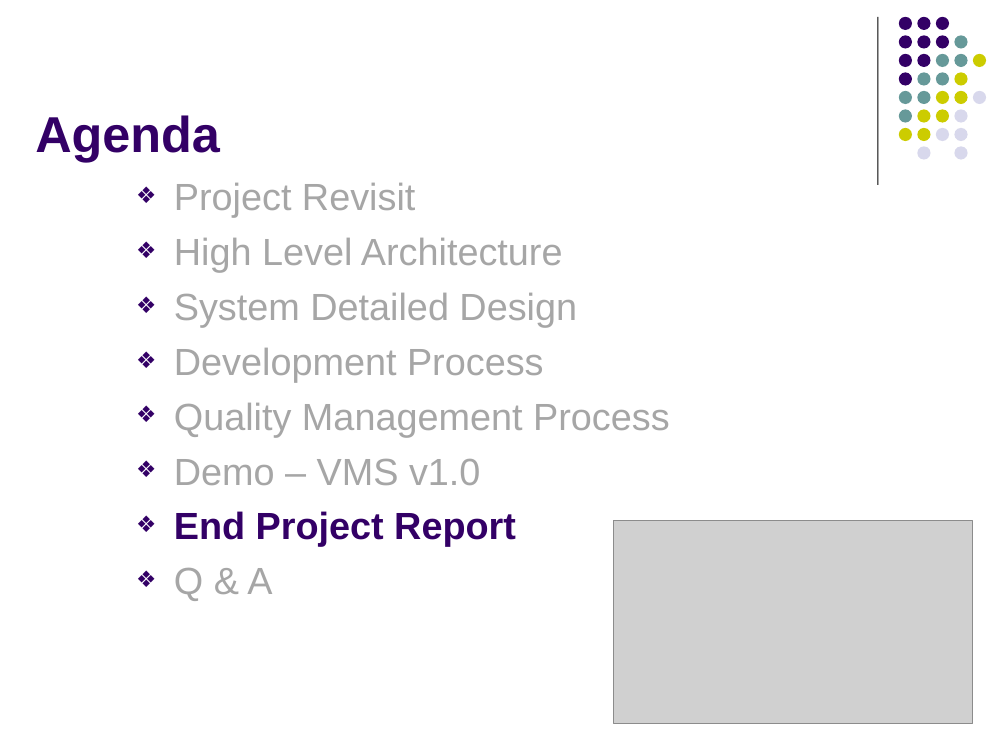
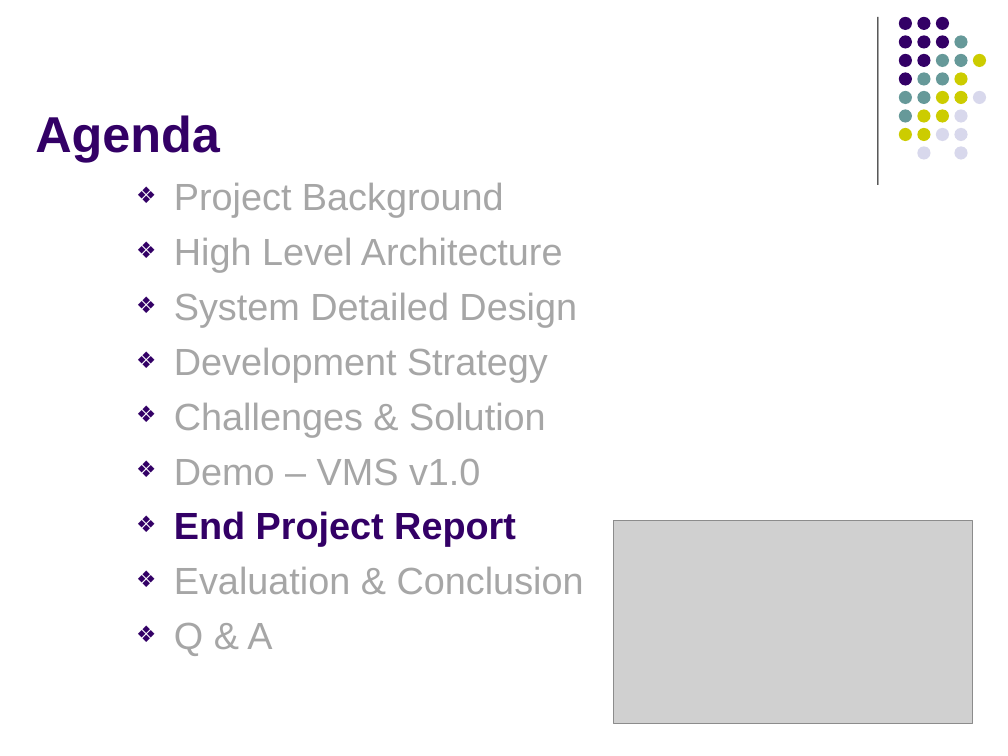
Before and after one commit to imireasa/mtech-se18-t08s, a slide deck: slide 25 of docs/W-9 Working Document/W-9.3 Presentation Slides/Phase 3/vms_presentation_3_v0.1.pptx (slide 23 before the commit). Drawn at 1008x756 pixels with LibreOffice and Linux fonts; fonts in the diff are those of the drawing; grey boxes stand for pictures. Boxes give left, top, right and bottom in pixels: in the first picture for what was removed or moved away, otherwise in the second. Text is boxed around its words. In the diff, an @@ line names an element or a change of style, - is before the commit and + after.

```diff
--- a/docs/W-9 Working Document/W-9.3 Presentation Slides/Phase 3/vms_presentation_3_v0.1.pptx
+++ b/docs/W-9 Working Document/W-9.3 Presentation Slides/Phase 3/vms_presentation_3_v0.1.pptx
@@ text at (174,183,504,218): text changed @@
-❖ Project Revisit
+❖ Project Background
@@ text at (174,348,548,437): text changed @@
-❖ Development Process
-❖ Quality Management Process
+❖ Development Strategy
+❖ Challenges & Solution
@@ text at (174,567,584,594): paragraph added @@
+❖ Evaluation & Conclusion
```
Also in this commit, not shown: 19 other slides changed, 7 slides added, 3 slides removed.
